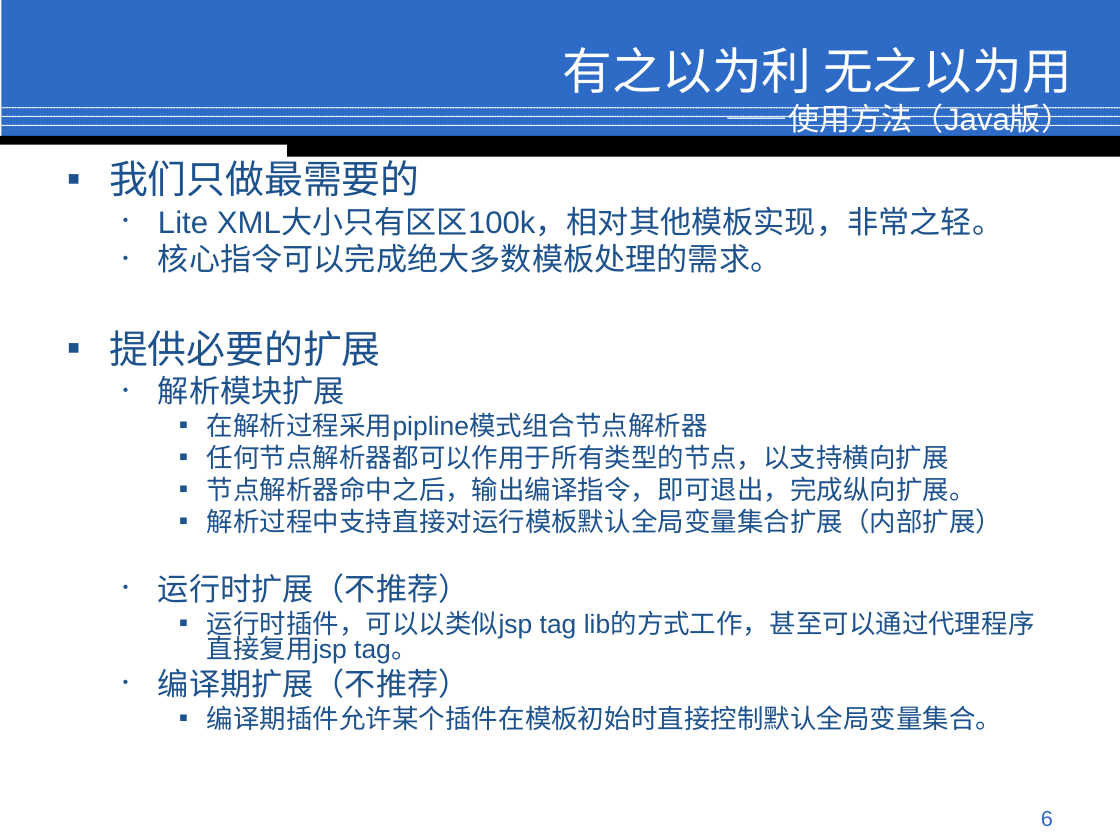
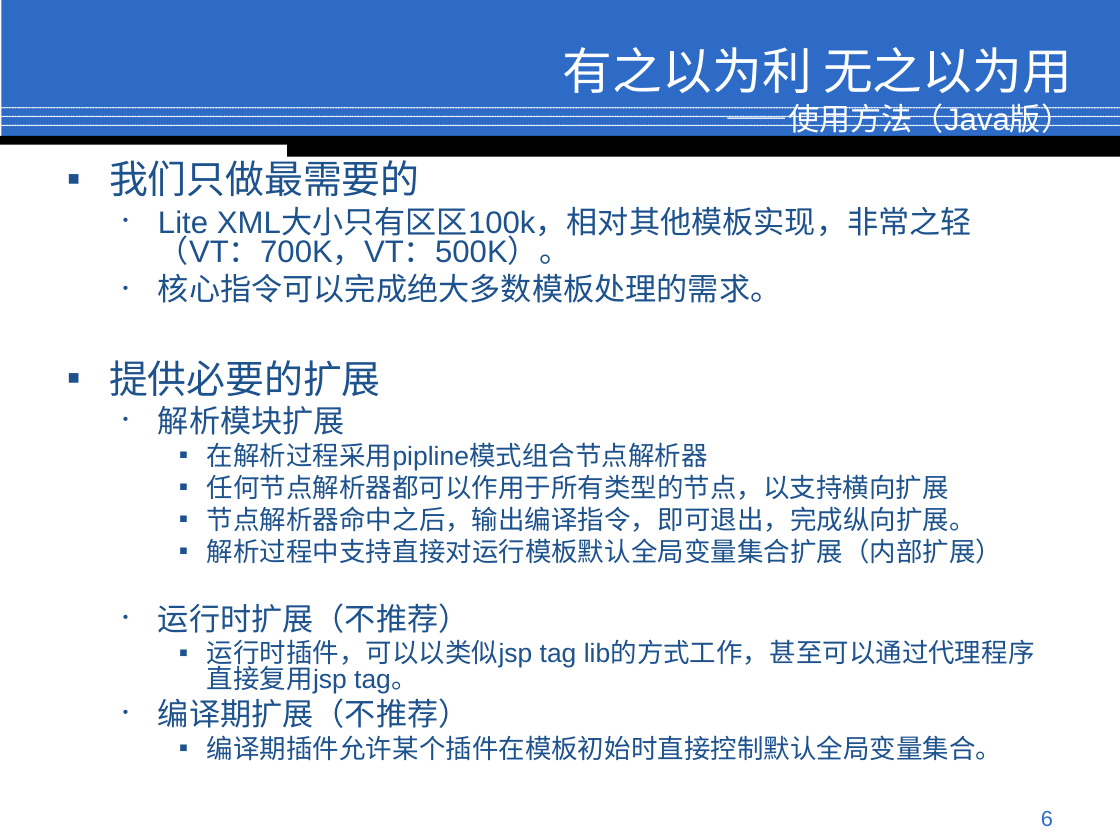
Before and after one commit to jindw/lite, a slide deck: slide 6 of trunk/Lite/web/doc/Preview.ppt. Drawn at 1120x840 pixels with LibreOffice and Linux fonts; fonts in the diff are those of the drawing; background and template pictures are left out. Boxes give left, top, right and bottom in pixels: in the first picture for what was removed or moved away, otherwise in the second. Text is boxed around its words. In the diff, an @@ line names an element or a change of style, - is before the commit and + after.

```diff
--- a/trunk/Lite/web/doc/Preview.ppt
+++ b/trunk/Lite/web/doc/Preview.ppt
@@ text at [158, 208, 972, 265]: text changed @@
-  • Lite XML大小只有区区100k，相对其他模板实现，非常之轻。
+  • Lite XML大小只有区区100k，相对其他模板实现，非常之轻（VT：700K，VT：500K）。
```
Also in this commit, not shown: 8 other slides changed.
